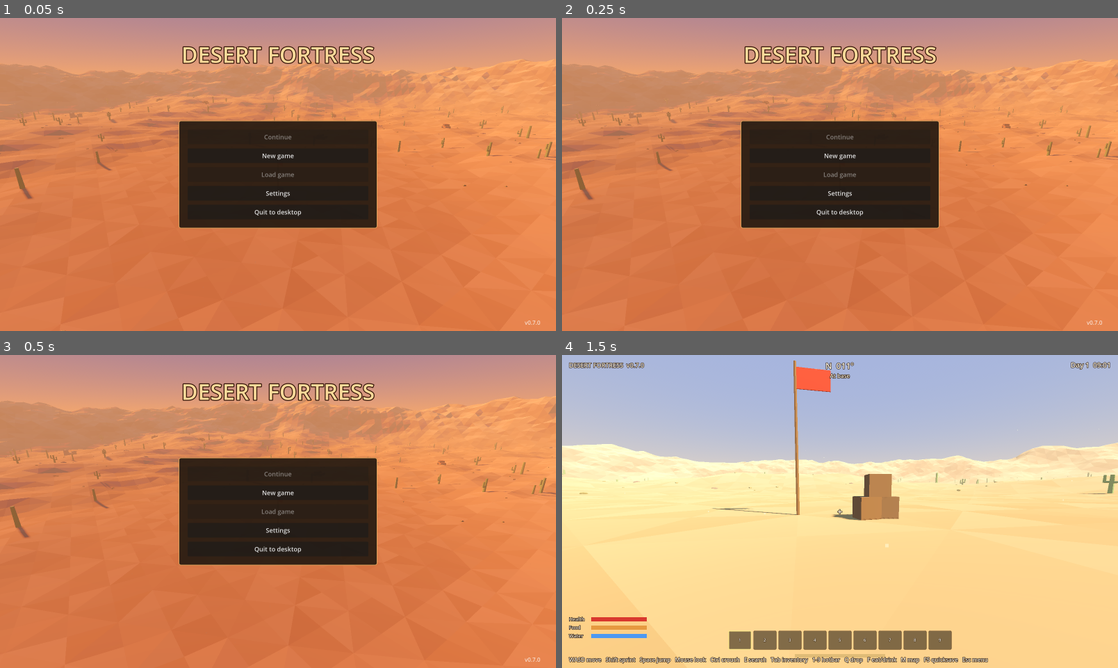
Above: before the commit, frames 1-4 (two rows, left to right).
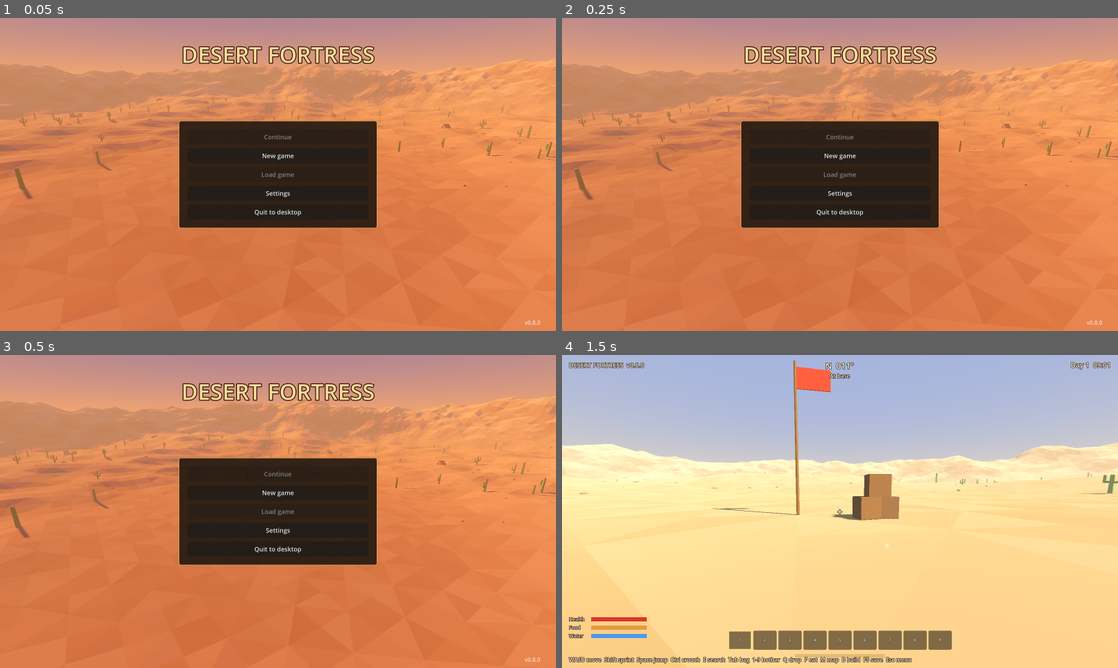
Above: after the commit, the same moments.

Repository: EserX/desert-fortress
Game: Godot game, scene res://scenes/title.tscn
Two runs of this game, one before a commit and one after it. Both use one fixed random seed, a clock stepped at 60 frames per second and the inputs below.
Inputs (mouse positions are in pixels of both pictures, inside the frame that each line leads up to):
- Up to frame 1 (0.05 s): no input
- Up to frame 2 (0.25 s): no input
- Up to frame 3 (0.5 s): no input
- Up to frame 4 (1.5 s): click "New game" at 0.5 s; move the mouse to (867, 511) at 1.27 s; hold W (move_forward) from 1.28 s (still down); hold Ctrl (crouch) from 1.28 s (still down); click (867, 511) at 1.42 s

The runs differ from the first frame. In frame 1, less than 0.1% of the frame differs, in the area x 95-97%, y 96-98%; in frame 2, less than 0.1%; in frame 3, less than 0.1%; in frame 4, 0.9%, in the area x 7-77%, y 2-99%.

Commit message:
v0.8: build mode with grid-snapped preview, wooden foundations and walls, saved
Co-Authored-By: Claude Opus 5.5 <noreply@anthropic.com>
Claude-Session: https://claude.ai/code/session_01GD4zv9y1AdWTsJT4fZN3ms

Diff:
--- a/project.godot
+++ b/project.godot
@@ -7,7 +7,7 @@
 
 config/name="Desert Fortress"
 config/description="Build a fortress in the desert, scavenge, and survive mutant waves."
-config/version="0.7.0"
+config/version="0.8.0"
 run/main_scene="res://scenes/title.tscn"
 config/features=PackedStringArray("4.5", "Forward Plus")
 
--- /dev/null
+++ b/scripts/build_mode.gd
@@ -0,0 +1,170 @@
+extends Node3D
+## Build mode (B): a see-through preview of the selected piece snaps to the
+## grid where you look. Green means it can be built, red means it can't.
+## Left click builds (costs materials), right click takes a piece down
+## (full refund for now), R turns walls, the wheel or 1–9 picks a piece.
+
+const Building = preload("res://scripts/building.gd")
+const Items = preload("res://scripts/items.gd")
+
+var building: Building
+var inventory  # Inventory
+var player  # Player
+var active := false
+var type_index := 0
+var dir := 0
+## What the preview shows right now.
+var slot := {}
+var base_y := 0.0
+var can_build := false
+var reason := ""
+var looking_at_piece := ""
+
+var _ghost: Node3D
+var _ghost_type := ""
+var _ok_mat: StandardMaterial3D
+var _bad_mat: StandardMaterial3D
+
+
+func _ready() -> void:
+	_ok_mat = _ghost_mat(Color(0.3, 1.0, 0.35, 0.38))
+	_bad_mat = _ghost_mat(Color(1.0, 0.25, 0.2, 0.38))
+	_ghost = Node3D.new()
+	_ghost.visible = false
+	add_child(_ghost)
+
+
+func _ghost_mat(c: Color) -> StandardMaterial3D:
+	var m := StandardMaterial3D.new()
+	m.albedo_color = c
+	m.transparency = BaseMaterial3D.TRANSPARENCY_ALPHA
+	m.shading_mode = BaseMaterial3D.SHADING_MODE_UNSHADED
+	m.no_depth_test = false
+	return m
+
+
+func current_type() -> String:
+	return Building.ORDER[type_index]
+
+
+func toggle() -> void:
+	active = not active
+	_ghost.visible = false
+
+
+func select(i: int) -> void:
+	if i >= 0 and i < Building.ORDER.size():
+		type_index = i
+
+
+func cycle(step: int) -> void:
+	type_index = posmod(type_index + step, Building.ORDER.size())
+
+
+func rotate_piece() -> void:
+	dir = 1 - dir
+
+
+func _process(_d: float) -> void:
+	if not active:
+		return
+	update_preview()
+
+
+## Works out the slot under the crosshair and whether the piece fits there.
+func update_preview() -> void:
+	var type := current_type()
+	if _ghost_type != type:
+		_rebuild_ghost(type)
+	var cam: Camera3D = player.camera
+	var from := cam.global_position
+	var to := from - cam.global_transform.basis.z * Building.REACH
+	var q := PhysicsRayQueryParameters3D.create(from, to, 1, [player.get_rid()])
+	var hit := get_world_3d().direct_space_state.intersect_ray(q)
+	looking_at_piece = ""
+	if hit.is_empty():
+		_ghost.visible = false
+		can_build = false
+		reason = "Look at the ground nearby"
+		slot = {}
+		return
+	if hit.collider.has_meta("piece_key"):
+		looking_at_piece = hit.collider.get_meta("piece_key")
+	# Nudge the point back towards the camera so aiming at a wall face picks this side.
+	var p: Vector3 = hit.position + hit.normal * 0.05
+	slot = Building.slot_for(type, p, dir)
+	var ev := building.evaluate(type, slot)
+	base_y = ev.y
+	reason = ev.reason
+	can_build = ev.ok
+	if can_build and (not building.space_free(type, slot, base_y) or building.blocks_person(type, slot, base_y, player.global_position)):
+		can_build = false
+		reason = "Something is in the way"
+	if can_build and not has_materials(type):
+		can_build = false
+		reason = "Not enough materials"
+	_ghost.transform = Building.piece_transform(slot, base_y)
+	_ghost.visible = true
+	for mi in _ghost.get_children():
+		mi.material_override = _ok_mat if can_build else _bad_mat
+
+
+func _rebuild_ghost(type: String) -> void:
+	_ghost_type = type
+	for c in _ghost.get_children():
+		c.queue_free()
+	for b in Building.piece_boxes(type):
+		var mi := MeshInstance3D.new()
+		var mesh := BoxMesh.new()
+		mesh.size = b[0] + Vector3(0.02, 0.02, 0.02)
+		mi.mesh = mesh
+		mi.position = b[1]
+		mi.cast_shadow = GeometryInstance3D.SHADOW_CASTING_SETTING_OFF
+		_ghost.add_child(mi)
+
+
+func has_materials(type: String) -> bool:
+	var cost: Dictionary = Building.PIECES[type].cost
+	for item in cost:
+		if inventory.count_of(item) < cost[item]:
+			return false
+	return true
+
+
+## Builds the previewed piece. Returns true on success.
+func try_place() -> bool:
+	if not active or slot.is_empty() or not can_build:
+		return false
+	var type := current_type()
+	var cost: Dictionary = Building.PIECES[type].cost
+	for item in cost:
+		inventory.remove(item, cost[item])
+	building.place(type, slot, base_y)
+	return true
+
+
+## Takes down the piece under the crosshair and refunds it. Returns its type or "".
+func try_remove() -> String:
+	if not active or looking_at_piece == "":
+		return ""
+	var type := building.remove(looking_at_piece)
+	if type != "":
+		var left: Dictionary = inventory.add_all(Building.PIECES[type].cost)
+		if not left.is_empty():
+			# Pockets full: nothing is lost, it goes into a bag.
+			get_parent().loot.spawn_drop(left, player.global_position)
+	looking_at_piece = ""
+	return type
+
+
+## One line for the HUD.
+func status_text() -> String:
+	var type := current_type()
+	var info: Dictionary = Building.PIECES[type]
+	var parts: Array = []
+	for item in info.cost:
+		parts.append("%d %s (%d)" % [info.cost[item], Items.display_name(item).to_lower(), inventory.count_of(item)])
+	var line := "BUILD: %s   %s" % [info.name, ", ".join(parts)]
+	if not can_build and reason != "":
+		line += "\n" + reason
+	return line
--- /dev/null
+++ b/scripts/building.gd
@@ -0,0 +1,229 @@
+extends Node3D
+## Player-built fortress pieces on a 2 m grid. Cell pieces (foundations) fill
+## a grid square; edge pieces (walls) stand on the line between two squares.
+## Each grid slot holds at most one piece.
+
+const LowPoly = preload("res://scripts/lowpoly.gd")
+
+const CELL := 2.0
+const WALL_H := 2.4
+const WALL_T := 0.2
+const FOUNDATION_H := 0.6
+const MAX_SLOPE := 1.1     # biggest ground height difference under a piece
+const REACH := 9.0
+
+## type -> {"name", "slot": "cell"/"edge", "cost": {item: n}}
+const PIECES := {
+	"foundation": {"name": "Wooden foundation", "slot": "cell", "cost": {"wood": 4, "nails": 4}},
+	"wall": {"name": "Wooden wall", "slot": "edge", "cost": {"wood": 3, "nails": 3}},
+}
+const ORDER := ["foundation", "wall"]
+
+var terrain  # Terrain
+## slot key -> {"type": String, "slot": Dictionary, "y": float, "node": StaticBody3D}
+var pieces := {}
+var _mats := {}
+
+
+func _ready() -> void:
+	_mats.wood = LowPoly.material(Color(0.52, 0.36, 0.22))
+	_mats.wood_dark = LowPoly.material(Color(0.36, 0.24, 0.14))
+	_mats.plank = LowPoly.material(Color(0.60, 0.43, 0.27))
+
+
+# --- Slots ----------------------------------------------------------------------
+
+## The grid slot a piece type would use when aimed at world point p.
+## dir (edges only): 0 = wall runs along X, 1 = wall runs along Z.
+static func slot_for(type: String, p: Vector3, dir: int) -> Dictionary:
+	var cx := int(floor(p.x / CELL))
+	var cz := int(floor(p.z / CELL))
+	if PIECES[type].slot == "cell":
+		return {"kind": "cell", "cx": cx, "cz": cz, "dir": 0}
+	# Nearest grid line in the wall's direction.
+	if dir == 0:
+		return {"kind": "edge", "cx": cx, "cz": int(round(p.z / CELL)), "dir": 0}
+	return {"kind": "edge", "cx": int(round(p.x / CELL)), "cz": cz, "dir": 1}
+
+
+static func slot_key(slot: Dictionary) -> String:
+	return "%s:%d:%d:%d" % [slot.kind, slot.cx, slot.cz, slot.dir]
+
+
+## Centre of a slot on the ground plane (y = 0).
+static func slot_center(slot: Dictionary) -> Vector3:
+	if slot.kind == "cell":
+		return Vector3((slot.cx + 0.5) * CELL, 0, (slot.cz + 0.5) * CELL)
+	if slot.dir == 0:
+		return Vector3((slot.cx + 0.5) * CELL, 0, slot.cz * CELL)
+	return Vector3(slot.cx * CELL, 0, (slot.cz + 0.5) * CELL)
+
+
+## Ground heights at the corners/ends of a slot.
+func _ground_samples(slot: Dictionary) -> Array:
+	var c := slot_center(slot)
+	var h := CELL * 0.5
+	var pts: Array
+	if slot.kind == "cell":
+		pts = [Vector2(-h, -h), Vector2(h, -h), Vector2(-h, h), Vector2(h, h), Vector2.ZERO]
+	elif slot.dir == 0:
+		pts = [Vector2(-h, 0), Vector2(h, 0), Vector2.ZERO]
+	else:
+		pts = [Vector2(0, -h), Vector2(0, h), Vector2.ZERO]
+	var out: Array = []
+	for o in pts:
+		out.append(terrain.surface_height(c.x + o.x, c.z + o.y))
+	return out
+
+
+## Top of the foundation in a cell, or NAN if there is none.
+func foundation_top(cx: int, cz: int) -> float:
+	var key := slot_key({"kind": "cell", "cx": cx, "cz": cz, "dir": 0})
+	if pieces.has(key) and pieces[key].type == "foundation":
+		return pieces[key].y
+	return NAN
+
+
+## The two cells either side of an edge.
+static func edge_cells(slot: Dictionary) -> Array:
+	if slot.dir == 0:
+		return [Vector2i(slot.cx, slot.cz - 1), Vector2i(slot.cx, slot.cz)]
+	return [Vector2i(slot.cx - 1, slot.cz), Vector2i(slot.cx, slot.cz)]
+
+
+## Where a piece would stand: {"y": base height, "ok": bool, "reason": String}.
+func evaluate(type: String, slot: Dictionary) -> Dictionary:
+	var key := slot_key(slot)
+	if pieces.has(key):
+		return {"y": pieces[key].y, "ok": false, "reason": "Something is already built here"}
+	var g := _ground_samples(slot)
+	var lo: float = g.min()
+	var hi: float = g.max()
+	if type == "foundation":
+		var ok := hi - lo <= MAX_SLOPE
+		return {"y": hi + 0.12, "ok": ok, "reason": "" if ok else "Ground too steep"}
+	# Edge piece: on top of a neighbouring foundation if there is one.
+	var top := -INF
+	for c in edge_cells(slot):
+		var t := foundation_top(c.x, c.y)
+		if not is_nan(t):
+			top = maxf(top, t)
+	if top > -INF:
+		return {"y": top, "ok": true, "reason": ""}
+	var ok := hi - lo <= MAX_SLOPE
+	return {"y": lo - 0.1, "ok": ok, "reason": "" if ok else "Ground too steep"}
+
+
+# --- Building pieces ------------------------------------------------------------
+
+## Transform of a piece standing at base height y.
+static func piece_transform(slot: Dictionary, y: float) -> Transform3D:
+	var c := slot_center(slot)
+	var basis := Basis.IDENTITY if slot.dir == 0 else Basis(Vector3.UP, PI / 2)
+	return Transform3D(basis, Vector3(c.x, y, c.z))
+
+
+## Boxes making up a piece in its local space: [size, centre, material key].
+static func piece_boxes(type: String) -> Array:
+	match type:
+		"foundation":
+			return [
+				[Vector3(CELL, FOUNDATION_H, CELL), Vector3(0, -FOUNDATION_H * 0.5, 0), "wood_dark"],
+				[Vector3(CELL - 0.06, 0.04, CELL - 0.06), Vector3(0, 0.0, 0), "plank"],
+			]
+		"wall":
+			var out: Array = [[Vector3(CELL, WALL_H, WALL_T), Vector3(0, WALL_H * 0.5, 0), "wood"]]
+			# Darker seams between planks, and posts at both ends.
+			for i in 3:
+				out.append([Vector3(CELL - 0.02, 0.05, WALL_T + 0.02), Vector3(0, 0.6 * (i + 1), 0), "wood_dark"])
+			for s in [-1.0, 1.0]:
+				out.append([Vector3(0.16, WALL_H, WALL_T + 0.06), Vector3(s * (CELL * 0.5 - 0.08), WALL_H * 0.5, 0), "wood_dark"])
+			return out
+	return []
+
+
+## Collision boxes: [size, centre]. The first one is also the overlap check box.
+static func piece_colliders(type: String) -> Array:
+	match type:
+		"foundation":
+			return [[Vector3(CELL, FOUNDATION_H, CELL), Vector3(0, -FOUNDATION_H * 0.5, 0)]]
+		"wall":
+			return [[Vector3(CELL, WALL_H, WALL_T), Vector3(0, WALL_H * 0.5, 0)]]
+	return []
+
+
+## Builds a piece (no cost or validity checks). Returns its slot key.
+func place(type: String, slot: Dictionary, y: float) -> String:
+	var key := slot_key(slot)
+	var body := StaticBody3D.new()
+	body.transform = piece_transform(slot, y)
+	body.set_meta("piece_key", key)
+	for b in piece_boxes(type):
+		var mi := MeshInstance3D.new()
+		var mesh := BoxMesh.new()
+		mesh.size = b[0]
+		mi.mesh = mesh
+		mi.position = b[1]
+		mi.material_override = _mats[b[2]]
+		body.add_child(mi)
+	for c in piece_colliders(type):
+		var col := CollisionShape3D.new()
+		var shape := BoxShape3D.new()
+		shape.size = c[0]
+		col.shape = shape
+		col.position = c[1]
+		body.add_child(col)
+	add_child(body)
+	pieces[key] = {"type": type, "slot": slot, "y": y, "node": body}
+	return key
+
+
+func remove(key: String) -> String:
+	if not pieces.has(key):
+		return ""
+	var type: String = pieces[key].type
+	pieces[key].node.queue_free()
+	pieces.erase(key)
+	return type
+
+
+## True if the space a piece needs is free of props, other pieces and the player.
+## The terrain is ignored (pieces sink into the sand a little).
+func space_free(type: String, slot: Dictionary, y: float) -> bool:
+	var c: Array = piece_colliders(type)[0]
+	var shape := BoxShape3D.new()
+	shape.size = c[0] - Vector3(0.12, 0.12, 0.12)
+	var q := PhysicsShapeQueryParameters3D.new()
+	q.shape = shape
+	q.transform = piece_transform(slot, y) * Transform3D(Basis.IDENTITY, c[1])
+	q.collision_mask = 1
+	q.exclude = [terrain.get_rid()]
+	return get_world_3d().direct_space_state.intersect_shape(q, 1).is_empty()
+
+
+## True if a standing person (feet at pos) would be inside the piece.
+## Also counts standing on the spot where a foundation would come up under you.
+func blocks_person(type: String, slot: Dictionary, y: float, pos: Vector3, radius := 0.4, height := 1.8) -> bool:
+	var c: Array = piece_colliders(type)[0]
+	var local: Vector3 = piece_transform(slot, y).affine_inverse() * pos - c[1]
+	var half: Vector3 = c[0] * 0.5
+	if absf(local.x) > half.x + radius or absf(local.z) > half.z + radius:
+		return false
+	return local.y < half.y + 0.3 and local.y + height > -half.y
+
+
+func save_data() -> Array:
+	var out: Array = []
+	for key in pieces:
+		var p: Dictionary = pieces[key]
+		out.append({"type": p.type, "kind": p.slot.kind, "cx": p.slot.cx, "cz": p.slot.cz, "dir": p.slot.dir, "y": p.y})
+	return out
+
+
+func load_data(data: Array) -> void:
+	for key in pieces.keys():
+		remove(key)
+	for p in data:
+		if PIECES.has(p.get("type", "")):
+			var slot := {"kind": str(p.kind), "cx": int(p.cx), "cz": int(p.cz), "dir": int(p.dir)}
+			place(p.type, slot, float(p.y))
--- a/scripts/hud.gd
+++ b/scripts/hud.gd
@@ -19,6 +19,7 @@
 var survival  # Survival
 var _need_bars: Array[ProgressBar] = []
 var heat_label: Label
+var build_label: Label
 var hotbar: HBoxContainer
 var _hotbar_labels: Array[Label] = []
 var _hotbar_panels: Array[Panel] = []
@@ -73,7 +74,7 @@
 	stamina_bar.add_theme_stylebox_override("fill", fill)
 	root.add_child(stamina_bar)
 
-	help = _label("WASD move   Shift sprint   Space jump   Mouse look   Ctrl crouch   E search   Tab inventory   1-9 hotbar   Q drop   F eat/drink   M map   F5 quicksave   Esc menu", 16)
+	help = _label("WASD move  Shift sprint  Space jump  Ctrl crouch  E search  Tab bag  1-9 hotbar  Q drop  F eat  M map  B build  F5 save  Esc menu", 16)
 	help.set_anchors_preset(Control.PRESET_BOTTOM_LEFT)
 	help.position = Vector2(20, -36)
 	root.add_child(help)
@@ -102,6 +103,14 @@
 
 	_build_hotbar(root)
 	_build_needs(root)
+
+	build_label = _label("", 18)
+	build_label.set_anchors_preset(Control.PRESET_CENTER_BOTTOM)
+	build_label.horizontal_alignment = HORIZONTAL_ALIGNMENT_CENTER
+	build_label.size = Vector2(900, 50)
+	build_label.position = Vector2(-450, -170)
+	build_label.add_theme_color_override("font_color", Color(0.75, 1.0, 0.75))
+	root.add_child(build_label)
 
 	banner = _label("", 34)
 	banner.set_anchors_preset(Control.PRESET_CENTER_TOP)
--- a/scripts/input_setup.gd
+++ b/scripts/input_setup.gd
@@ -19,6 +19,8 @@
 	"drop": [KEY_Q],
 	"use_item": [KEY_F],
 	"map": [KEY_M],
+	"build": [KEY_B],
+	"rotate": [KEY_R],
 	"hotbar_1": [KEY_1], "hotbar_2": [KEY_2], "hotbar_3": [KEY_3],
 	"hotbar_4": [KEY_4], "hotbar_5": [KEY_5], "hotbar_6": [KEY_6],
 	"hotbar_7": [KEY_7], "hotbar_8": [KEY_8], "hotbar_9": [KEY_9],
--- a/scripts/main.gd
+++ b/scripts/main.gd
@@ -16,6 +16,8 @@
 const Survival = preload("res://scripts/survival.gd")
 const DeathScreen = preload("res://scripts/death_screen.gd")
 const MapUI = preload("res://scripts/map_ui.gd")
+const Building = preload("res://scripts/building.gd")
+const BuildMode = preload("res://scripts/build_mode.gd")
 
 const DISCOVER_RANGE := 45.0
 const REFILLS_PER_MORNING := 4
@@ -43,6 +45,8 @@
 var in_shade := false
 var _shade_timer := 0.0
 var map_ui: MapUI
+var building: Building
+var build_mode: BuildMode
 ## Wrecks and ruins: {"key": "w3", "kind": "wreck", "pos": Vector3}.
 var places: Array = []
 ## Keys of places you have been near.
@@ -73,6 +77,11 @@
 	for i in props.ruin_positions.size():
 		places.append({"key": "r%d" % i, "kind": "ruin", "pos": props.ruin_positions[i]})
 
+	building = Building.new()
+	building.name = "Building"
+	building.terrain = terrain
+	add_child(building)
+
 	loot = Loot.new()
 	loot.name = "Loot"
 	loot.world_seed = world_seed
@@ -107,6 +116,13 @@
 
 	inventory = Inventory.new()
 	inventory.changed.connect(func(): player.overloaded = inventory.overloaded())
+
+	build_mode = BuildMode.new()
+	build_mode.name = "BuildMode"
+	build_mode.building = building
+	build_mode.inventory = inventory
+	build_mode.player = player
+	add_child(build_mode)
 
 	survival = Survival.new()
 	survival.name = "Survival"
@@ -158,6 +174,11 @@
 		Game.save_game("quick", _screenshot())
 	elif inventory_ui.is_open():
 		return
+	elif event.is_action_pressed("build"):
+		build_mode.toggle()
+		hud.show_pickup(["Build mode on" if build_mode.active else "Build mode off"])
+	elif build_mode.active and _build_input(event):
+		get_viewport().set_input_as_handled()
 	elif event.is_action_pressed("interact"):
 		interact(player.interact_target())
 	elif event.is_action_pressed("use_item"):
@@ -184,7 +205,11 @@
 		hud.set_prompt("" if inventory_ui.is_open() else loot.prompt(player.interact_target()))
 		for i in Inventory.HOTBAR:
 			if Input.is_action_just_pressed("hotbar_%d" % (i + 1)) and not inventory_ui.is_open():
-				select_hotbar(i)
+				if build_mode.active:
+					build_mode.select(i)
+				else:
+					select_hotbar(i)
+		hud.build_label.text = build_mode.status_text() if build_mode.active else ""
 	if _orbit_camera:
 		_orbit_angle += delta * 0.04
 		var target := Vector3(0, terrain.BASE_HEIGHT + 3.0, 0)
@@ -217,6 +242,29 @@
 	if pause_menu and pause_menu.is_open() and pause_menu._shot:
 		return pause_menu._shot
 	return _screenshot()
+
+
+## Mouse and R while building. Returns true if the event was used.
+func _build_input(event: InputEvent) -> bool:
+	if event.is_action_pressed("rotate"):
+		build_mode.rotate_piece()
+		return true
+	if not (event is InputEventMouseButton and event.pressed) or Input.mouse_mode != Input.MOUSE_MODE_CAPTURED:
+		return false
+	match event.button_index:
+		MOUSE_BUTTON_LEFT:
+			build_mode.try_place()
+		MOUSE_BUTTON_RIGHT:
+			var t := build_mode.try_remove()
+			if t != "":
+				hud.show_pickup(["Took down " + Building.PIECES[t].name.to_lower()])
+		MOUSE_BUTTON_WHEEL_UP:
+			build_mode.cycle(-1)
+		MOUSE_BUTTON_WHEEL_DOWN:
+			build_mode.cycle(1)
+		_:
+			return false
+	return true
 
 
 ## E on a container or a dropped bag: put what fits in the inventory.
@@ -360,6 +408,7 @@
 		"inventory": inventory.save_data(),
 		"survival": survival.save_data(),
 		"map": {"discovered": discovered.keys()},
+		"buildings": building.save_data(),
 	}
 
 
@@ -368,6 +417,7 @@
 	day_night.restore(int(w.get("day", 1)), float(w.get("hour", 9.0)))
 	loot.load_data(data.get("loot", {}))
 	survival.load_data(data.get("survival", {}))
+	building.load_data(data.get("buildings", []))
 	discovered = {}
 	for key in data.get("map", {}).get("discovered", []):
 		discovered[str(key)] = true
--- a/tests/run_tests.gd
+++ b/tests/run_tests.gd
@@ -206,6 +206,60 @@
 	main.map_ui.toggle()
 	check(main.map_ui.is_open(), "map opens")
 	main.inventory.load_data({})
+	_test_building()
+
+
+## Build mode: preview, cost, foundation and wall, overlap, refund, saving.
+func _test_building() -> void:
+	var bm = main.build_mode
+	var b = main.building
+	var inv = main.inventory
+	var player = main.player
+	var terrain = main.terrain
+	player.position = Vector3(7, terrain.surface_height(7, 15), 15)
+	player.rotation.y = 0.0
+	player.head.rotation.x = -0.6
+	player.head.position.y = player.EYE_HEIGHT
+	inv.load_data({})
+	bm.toggle()
+	check(bm.active, "B turns build mode on")
+	bm.select(0)
+	bm.update_preview()
+	check(bm.slot.get("kind", "") == "cell" and bm.slot.cz == 6, "preview snaps to the grid cell in front (%s)" % str(bm.slot))
+	check(not bm.can_build and bm.reason == "Not enough materials", "no materials, no building")
+	inv.add_all({"wood": 20, "nails": 20})
+	bm.update_preview()
+	check(bm.can_build, "foundation can be built on flat sand (%s)" % bm.reason)
+	check(bm.try_place() and inv.count_of("wood") == 16 and inv.count_of("nails") == 16, "building a foundation costs 4 wood and 4 nails")
+	var fkey: String = b.slot_key(bm.slot)
+	bm.update_preview()
+	check(not bm.can_build, "can't build twice in one spot")
+	# Wall on the foundation edge.
+	bm.select(1)
+	bm.update_preview()
+	check(bm.slot.kind == "edge", "walls snap to cell edges")
+	var wall_slot := {"kind": "edge", "cx": 3, "cz": 6, "dir": 0}
+	var ev: Dictionary = b.evaluate("wall", wall_slot)
+	check(absf(ev.y - b.pieces[fkey].y) < 0.001, "a wall stands on the foundation")
+	b.place("wall", wall_slot, ev.y)
+	bm.rotate_piece()
+	check(bm.dir == 1, "R turns the wall")
+	# The player's own cell is blocked by the player.
+	var mine := {"kind": "cell", "cx": 3, "cz": 7, "dir": 0}
+	check(b.blocks_person("foundation", mine, b.evaluate("foundation", mine).y, player.position), "can't build on top of yourself")
+	check(not b.blocks_person("foundation", {"kind": "cell", "cx": 3, "cz": 5, "dir": 0}, 0.0, player.position), "a cell further away is fine")
+	# Save, wipe, load.
+	var data: Dictionary = JSON.parse_string(JSON.stringify(main.collect_save_data()))
+	b.load_data([])
+	check(b.pieces.is_empty(), "pieces cleared")
+	main.apply_save_data(data)
+	check(b.pieces.size() == 2 and b.pieces.has(fkey), "buildings are saved and loaded")
+	# Take down the foundation: full refund.
+	bm.looking_at_piece = fkey
+	check(bm.try_remove() == "foundation" and inv.count_of("wood") == 20, "taking a piece down refunds it")
+	b.load_data([])
+	bm.toggle()
+	inv.load_data({})
 
 
 func _process(_delta: float) -> bool:
@@ -214,6 +268,10 @@
 	var terrain = main.terrain
 	match frame:
 		2:
+			check(main.has_method("collect_save_data") and player != null, "game scripts compiled and the world was built")
+			if player == null:
+				quit(1)
+				return true
 			check(terrain.get_child_count() >= 2, "terrain has mesh and collision")
 			var mesh: Mesh = terrain.get_node("TerrainMesh").mesh
 			var arrays := mesh.surface_get_arrays(0)
--- a/tools/screenshot.gd
+++ b/tools/screenshot.gd
@@ -20,6 +20,7 @@
 	{"name": "10_inventory", "pos": Vector3(0, 0, 9), "yaw": 0.6, "pitch": -0.05, "hour": 10.0, "inventory": true},
 	{"name": "11_death", "pos": Vector3(0, 0, 9), "yaw": 0.6, "pitch": -0.05, "hour": 13.0, "death": true},
 	{"name": "12_map", "pos": Vector3(20, 0, 40), "yaw": 0.9, "pitch": 0.0, "hour": 9.0, "map": true},
+	{"name": "13_build", "pos": Vector3(9, 0, 19), "yaw": 0.35, "pitch": -0.35, "hour": 15.5, "build": true},
 	{"name": "08_menu", "pos": Vector3(0, 0, 9), "yaw": 0.0, "pitch": 0.0, "hour": 12.0, "menu": true},
 ]
 
@@ -77,6 +78,10 @@
 				main.map_ui.toggle()
 		elif main.map_ui.is_open():
 			main.map_ui.toggle()
+		if s.get("build", false):
+			_build_sample()
+		elif main.build_mode.active:
+			main.build_mode.toggle()
 		if s.get("menu", false):
 			main.pause_menu.open()
 		else:
@@ -108,3 +113,19 @@
 	var d := t - from
 	p.rotation.y = atan2(-d.x, -d.z)
 	p.head.rotation.x = -0.15
+
+
+## A small hut of foundations and walls near the base, and build mode on.
+func _build_sample() -> void:
+	var b = main.building
+	for cx in [2, 3]:
+		for cz in [5, 6]:
+			var slot := {"kind": "cell", "cx": cx, "cz": cz, "dir": 0}
+			b.place("foundation", slot, b.evaluate("foundation", slot).y)
+	for e in [[2, 5, 0], [3, 5, 0], [2, 5, 1], [2, 6, 1], [4, 5, 1]]:
+		var slot := {"kind": "edge", "cx": e[0], "cz": e[1], "dir": e[2]}
+		b.place("wall", slot, b.evaluate("wall", slot).y)
+	main.inventory.add_all({"wood": 20, "nails": 20})
+	main.build_mode.active = true
+	main.build_mode.select(1)
+	main.build_mode.dir = 0
Not shown, added: scripts/build_mode.gd.uid
Not shown, added: scripts/building.gd.uid
Not shown, changed: DEVLOG.md
Not shown, changed: ROADMAP.md
